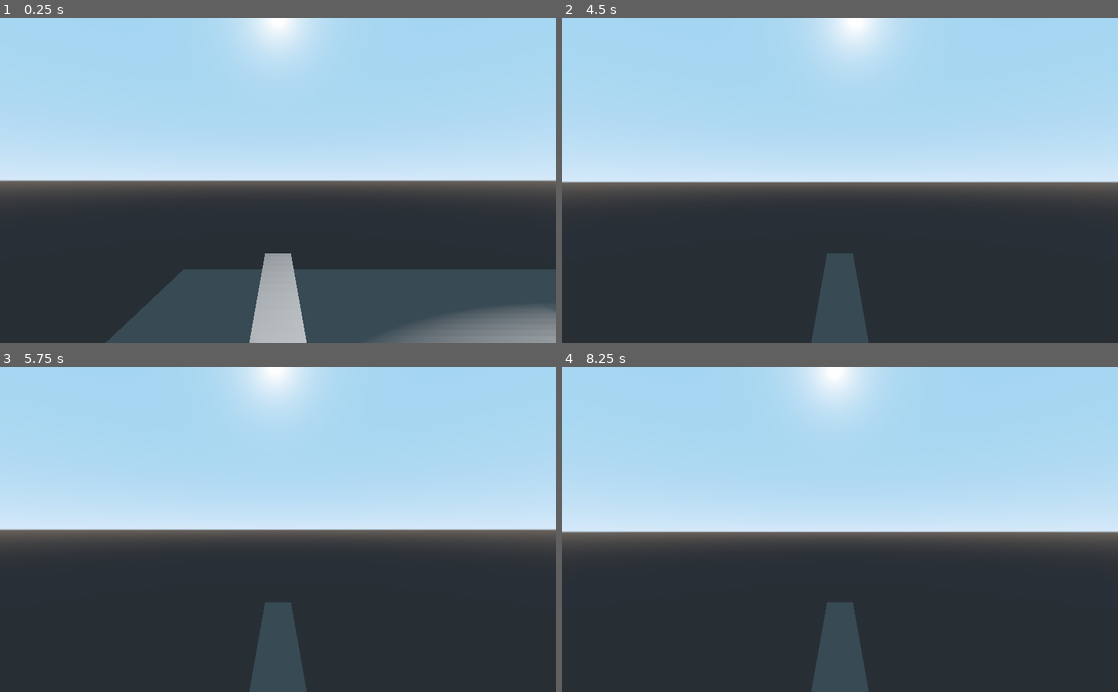
Above: before the commit, frames 1-4 (two rows, left to right).
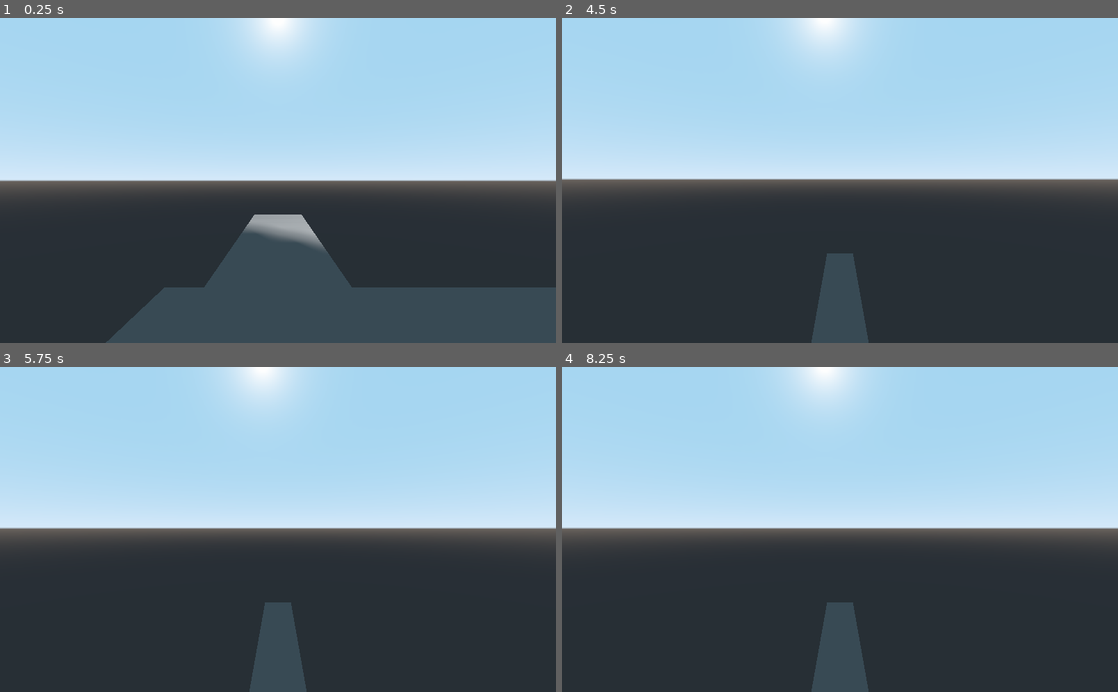
Above: after the commit, the same moments.

Repository: Jumpshawt/Godot--Multiplayer-Shooter
Game: Godot game, scene res://Game.tscn
Same seed, same stepped clock (60 frames per second), same inputs: the game is played once before the commit and once after it. This scene is started directly instead of the project's main scene.
Inputs (mouse positions are in pixels of both pictures, inside the frame that each line leads up to):
- Up to frame 1 (0.25 s): no input
- Up to frame 2 (4.5 s): tap Enter at 0.5, 2.75, 4.25 s; move the mouse to (867, 180) at 0.52 s; hold Up (ui_up) from 0.53 s (still down); click (867, 180) at 0.6 s; tap Space (jump) at 0.77, 1.52, 2, 3.02, 3.5, 3.77 s; move the mouse to (812, 180) at 1.27 s; click (812, 180) at 1.35 s; move the mouse to (851, 174) at 2.02 s; click (851, 174) at 2.1 s; move the mouse to (834, 187) at 2.77 s; click (834, 187) at 2.85 s; move the mouse to (878, 183) at 3.52 s; click (878, 183) at 3.6 s; tap Escape (ui_cancel) at 4.15 s; move the mouse to (795, 177) at 4.27 s; click (795, 177) at 4.35 s
- Up to frame 3 (5.75 s): keep holding Up (ui_up); tap Space (jump) at 4.52, 5 s; move the mouse to (283, 529) at 5.02 s; click (283, 529) at 5.1 s
- Up to frame 4 (8.25 s): move the mouse to (817, 523) at 5.77 s; release Up (ui_up) at 5.78 s; hold Right (ui_right) 5.78-6.53 s; click (817, 523) at 5.85 s; tap Space (jump) at 6.02, 6.77, 7.52 s; move the mouse to (867, 529) at 6.52 s; hold Up (ui_up) from 6.53 s (still down); click (867, 529) at 6.6 s; move the mouse to (812, 529) at 7.27 s; click (812, 529) at 7.35 s; move the mouse to (851, 523) at 8.02 s; click (851, 523) at 8.1 s

The runs differ from the first frame. In frame 1, 9.2% of the frame differs, in the area x 29-100%, y 60-100%; in frame 2, 2.3%; in frame 3, 1.0%; in frame 4, 1.6%.

Commit message:
"respawning"

Diff:
--- a/Game.gd
+++ b/Game.gd
@@ -14,14 +14,15 @@
 	player1.set_name(str(get_tree().get_network_unique_id()))
 	player1.set_network_master(get_tree().get_network_unique_id())
 	player1.global_transform = player1pos.global_transform
+	Globals.respawn1 = player1pos.global_transform
 	add_child(player1)
 
 	var player2 = preload("res://Player.tscn").instance()
 	player2.set_name(str(Globals.player2id))
 	player2.set_network_master(Globals.player2id)
 	player2.global_transform = player2pos.global_transform
+	Globals.respawn2 = player2pos.global_transform
 	add_child(player2)
-	pass # Replace with function body.
 
 
 #func _process(delta):
--- a/Globals.gd
+++ b/Globals.gd
@@ -4,7 +4,8 @@
 # Declare member variables here. Examples:
 # var a = 2
 # var b = "text"
-
+var respawn1 = Vector3()
+var respawn2 = Vector3()
 
 # Called when the node enters the scene tree for the first time.
 func _ready():
--- a/Player.gd
+++ b/Player.gd
@@ -39,6 +39,10 @@
 #death
 remote func _death(name):
 	print(name)
+	$RichTextLabel.visible = true
+	self.global_transform = Globals.respawn1
+	rpc_unreliable("_set_position", global_transform.origin)
+	direction -= transform.basis.x
 	if name == self.name:
 		print("death")
 ##test line plz remove later
@@ -47,10 +51,18 @@
 
 # Called when the node enters the scene tree for the first time.
 func _ready():
+
+
+
 	if is_network_master():
 		print("network master is", self.name)
+		self.global_transform = Globals.respawn1
 	else:
 		print("not network", self.name)
+		self.global_transform = Globals.respawn1
+#		rpc_unreliable("_set_position", global_transform.origin)
+#		move_and_slide(global_transform.origin)
+
 	direction.y = -.1
 	camera = $Rotation_Helper/Camera
 	rotation_helper = $Rotation_Helper
@@ -116,15 +128,21 @@
 func _input(event):
 
 	if is_network_master():
+		if Input.is_action_just_pressed("ui_cancel"):
+			print("pressed esc")
+			if Input.get_mouse_mode() == Input.MOUSE_MODE_VISIBLE:
+				Input.set_mouse_mode(Input.MOUSE_MODE_CAPTURED)
+			else:
+				Input.set_mouse_mode(Input.MOUSE_MODE_VISIBLE)
 		if event is InputEventMouseMotion and Input.get_mouse_mode() == Input.MOUSE_MODE_CAPTURED:
 			rotation_helper.rotate_x(deg2rad(event.relative.y * MOUSE_SENSITIVITY * -1))
 			self.rotate_y(deg2rad(event.relative.x * MOUSE_SENSITIVITY * -1))
-
 			var camera_rot = rotation_helper.rotation_degrees
 			camera_rot.x = clamp(camera_rot.x, -70, 70)
 			if is_network_master():
 				rotation_helper.rotation_degrees = camera_rot
 			rpc_unreliable("_set_rotation", rotation_helper.rotation_degrees, self.rotation_degrees)
+
 
 
 
--- a/Player.tscn
+++ b/Player.tscn
@@ -13,6 +13,17 @@
 
 [node name="Player" type="KinematicBody"]
 script = ExtResource( 1 )
+
+[node name="RichTextLabel" type="RichTextLabel" parent="."]
+visible = false
+margin_left = 408.0
+margin_top = 262.0
+margin_right = 815.0
+margin_bottom = 350.0
+text = "YOU DIDED"
+__meta__ = {
+"_edit_use_anchors_": false
+}
 
 [node name="Feet_CollisionShape" type="CollisionShape" parent="."]
 transform = Transform( 1, 0, 0, 0, -4.37114e-08, 1, 0, -1, -4.37114e-08, 0, 0.343881, 0 )
